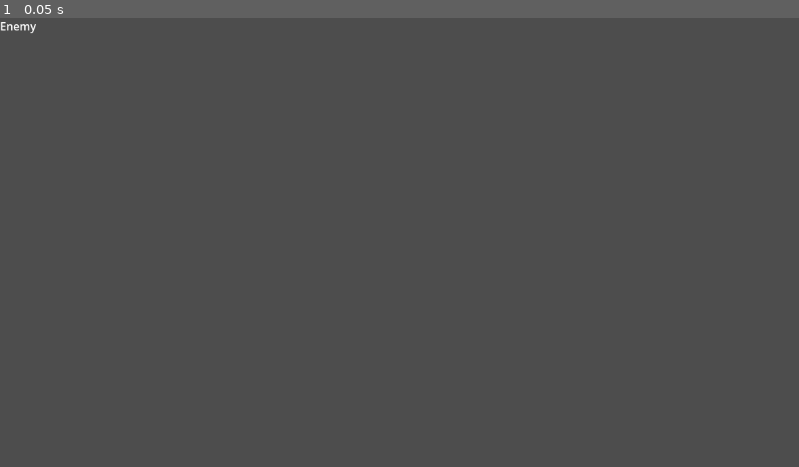
Above: before the commit, frame 1.
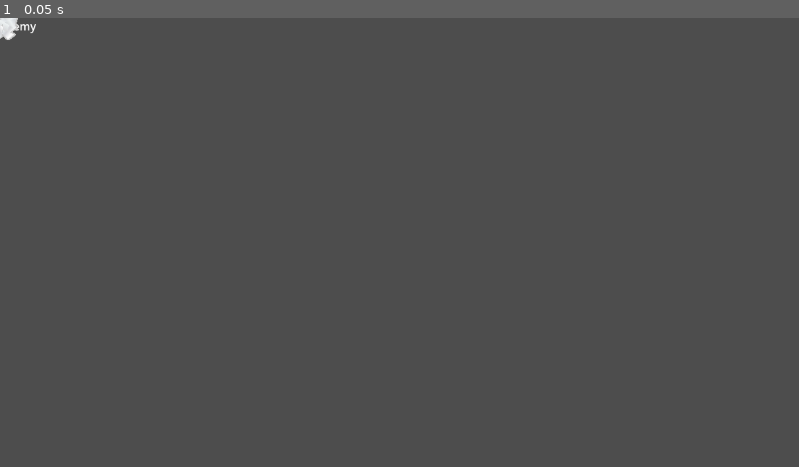
Above: after the commit, the same moment.

Repository: Nils1024/campfire-flagship
Game: Godot game, scene res://enemy.tscn
The game is run twice, just before and just after one commit, with the same random seed, the same clock (stepped at 60 frames per second) and the same inputs. This scene is started directly instead of the project's main scene.
Inputs:
- Up to frame 1 (0.05 s): no input

The runs differ from the first frame. In frame 1, less than 0.1% of the frame differs, in the area x 0-3%, y 0-5%.

Commit message:
Enemy didnt get pushed

Diff:
--- a/enemy.tscn
+++ b/enemy.tscn
@@ -1,4 +1,9 @@
-[gd_scene format=3 uid="uid://bcqh6sasjcgbc"]
+[gd_scene format=3 uid="uid://bi3ip43sfp7cb"]
+
+[ext_resource type="Texture2D" uid="uid://bt1247223f7k8" path="res://Assets/trash/1.png" id="1_iifgy"]
+[ext_resource type="Script" uid="uid://u4uisfgr68oc" path="res://random_piece_of_trash.gd" id="2_epg4t"]
+[ext_resource type="Texture2D" uid="uid://b74scpnxgh6sc" path="res://Assets/trash/2.png" id="3_epg4t"]
+[ext_resource type="Texture2D" uid="uid://pj7mkvu78yqm" path="res://Assets/trash/3.png" id="4_3yqyl"]
 
 [sub_resource type="CircleShape2D" id="CircleShape2D_vedim"]
 radius = 107.51744
@@ -61,5 +66,13 @@
 offset_bottom = 23.0
 text = "Enemy"
 
+[node name="Sprite2D" type="Sprite2D" parent="." unique_id=838191717]
+scale = Vector2(0.2, 0.2)
+texture = ExtResource("1_iifgy")
+script = ExtResource("2_epg4t")
+texture1 = ExtResource("1_iifgy")
+texture2 = ExtResource("3_epg4t")
+texture3 = ExtResource("4_3yqyl")
+
 [connection signal="area_entered" from="Area" to="." method="_on_area_area_entered"]
 [connection signal="area_exited" from="Area" to="." method="_on_area_area_exited"]
